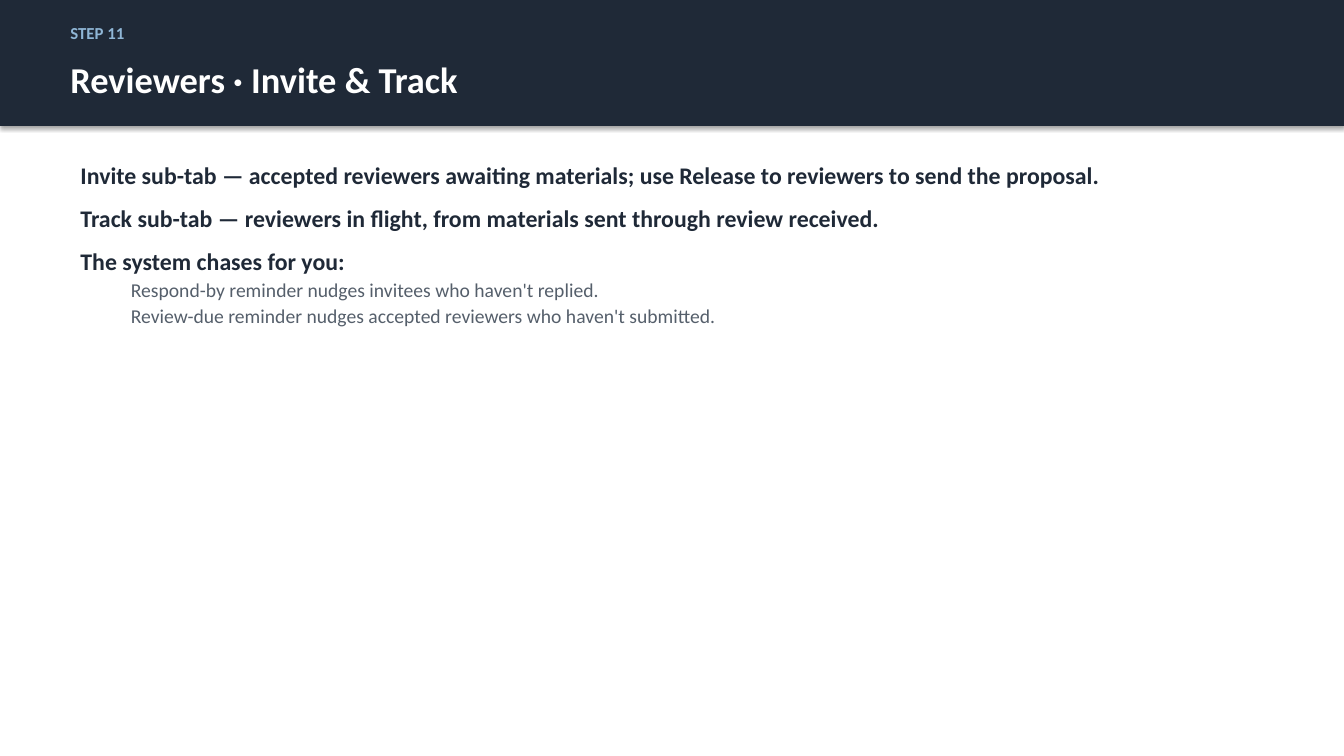
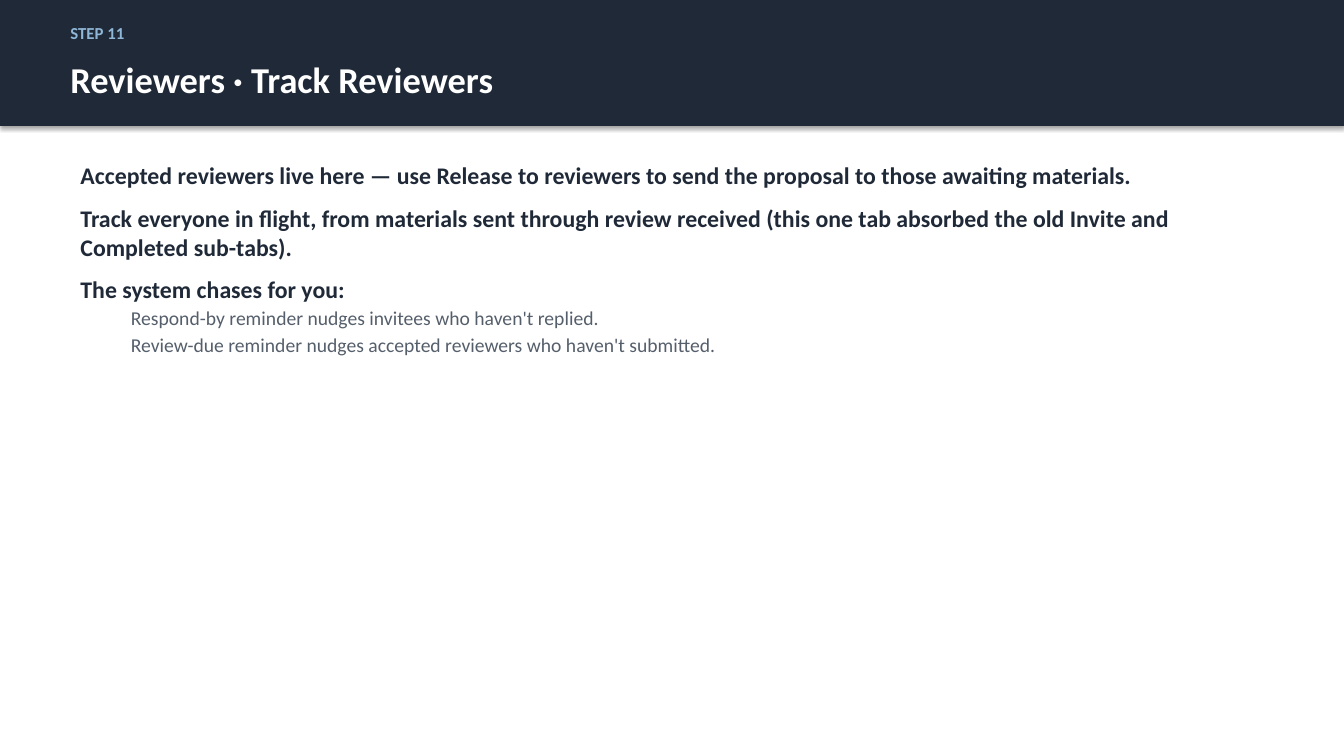
Before and after one commit to justingallivan/wmkf-research-apps, a slide deck: slide 24 of docs/onboarding/Workbench_Onboarding_PD.pptx. Drawn at 1344x756 pixels with LibreOffice and Linux fonts; fonts in the diff are those of the drawing. Boxes give left, top, right and bottom in pixels: in the first picture for what was removed or moved away, otherwise in the second. Text is boxed around its words. In the diff, an @@ line names an element or a change of style, - is before the commit and + after.

```diff
--- a/docs/onboarding/Workbench_Onboarding_PD.pptx
+++ b/docs/onboarding/Workbench_Onboarding_PD.pptx
@@ text at bbox=[70, 67, 493, 94]: text changed @@
-Reviewers · Invite & Track
+Reviewers · Track Reviewers
@@ text at bbox=[80, 167, 1168, 260]: text changed @@
-Invite sub-tab — accepted reviewers awaiting materials; use Release to reviewers to send the proposal.
-Track sub-tab — reviewers in flight, from materials sent through review received.
+Accepted reviewers live here — use Release to reviewers to send the proposal to those awaiting materials.
+Track everyone in flight, from materials sent through review received (this one tab absorbed the old Invite and Completed sub-tabs).
```
Also in this commit, not shown: 6 other slides changed, 3 other files.
